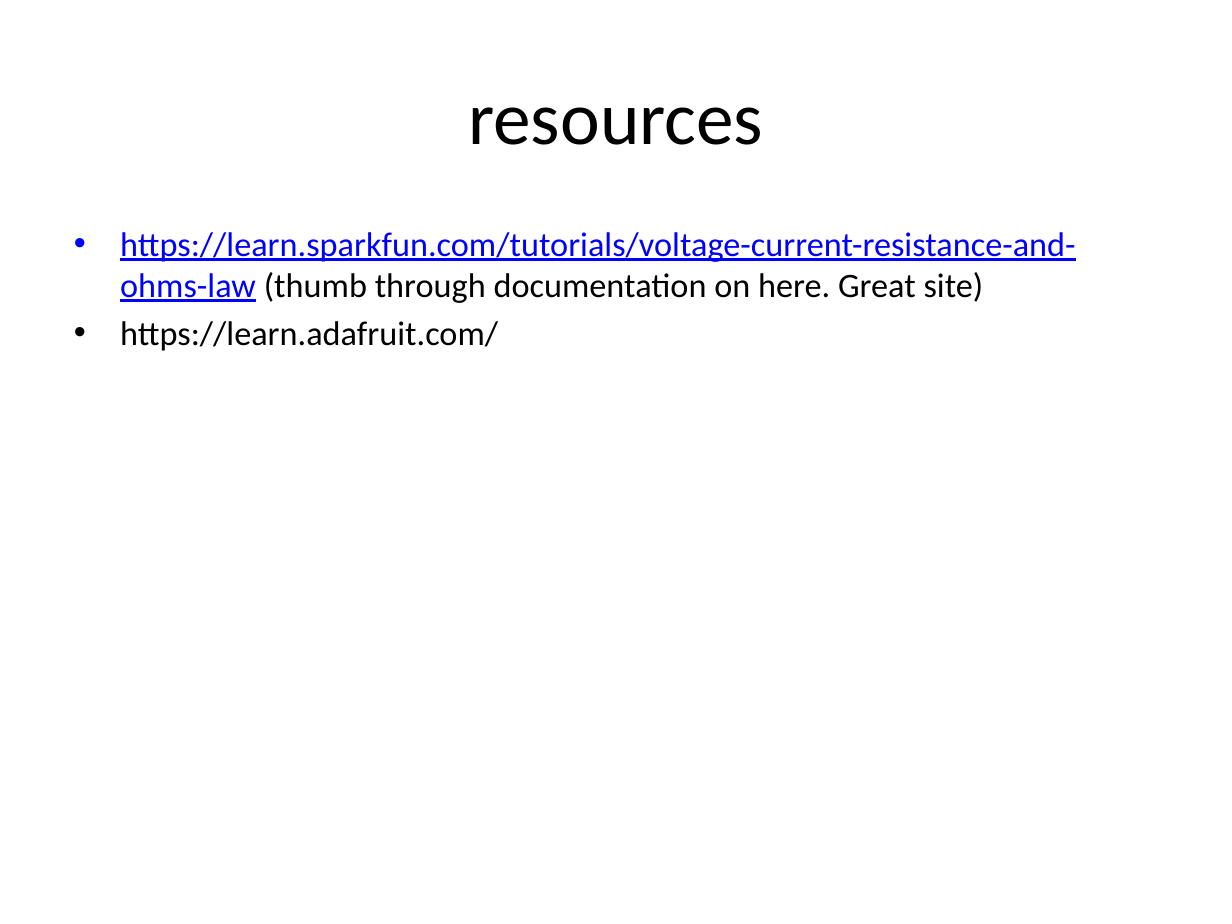
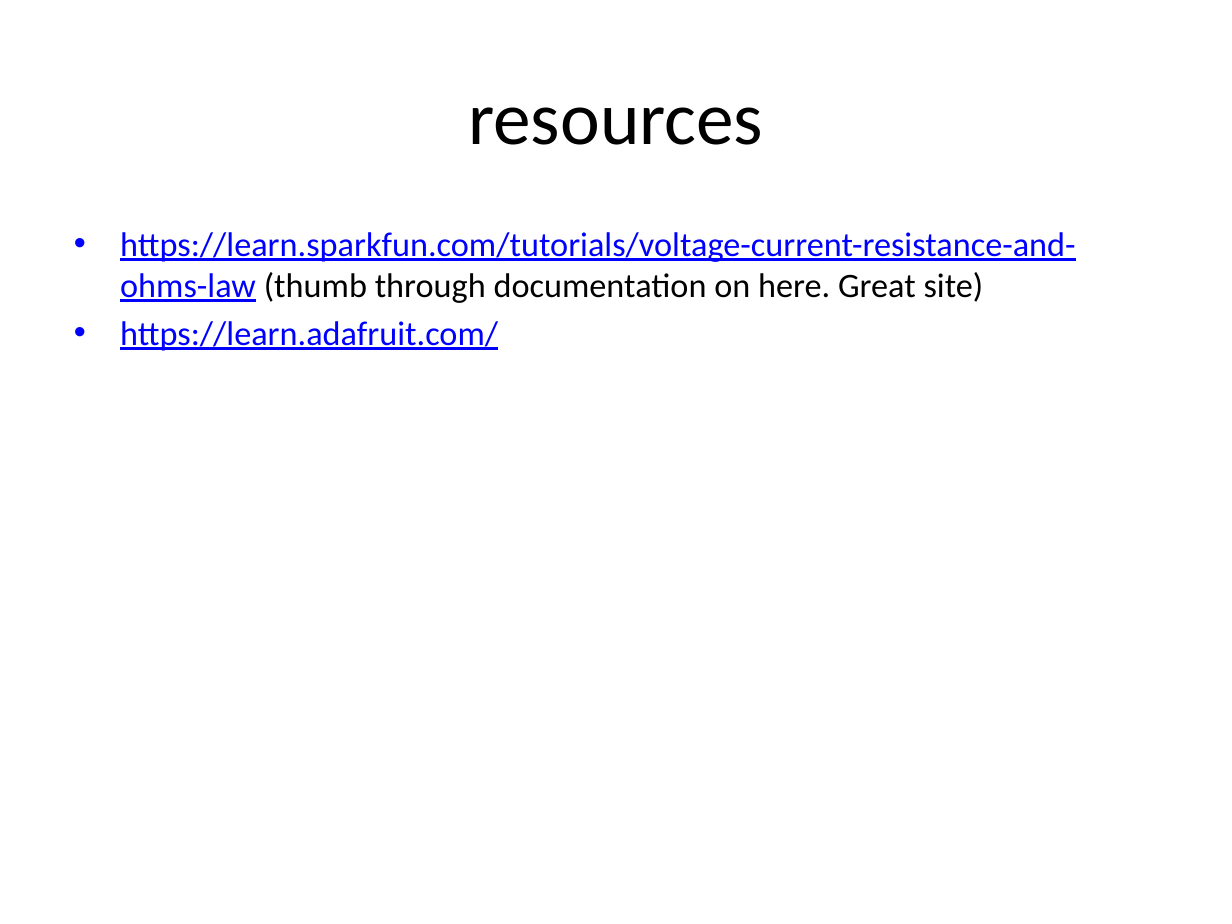
Before and after one commit to danieljayB/Arduino-Course, a slide deck: slide 20 of Weeks/Week 2/voltage, current, resistence.pptx (slide 18 before the commit). Drawn at 1232x924 pixels with LibreOffice and Linux fonts; fonts in the diff are those of the drawing. Boxes give left, top, right and bottom in pixels: in the first picture for what was removed or moved away, otherwise in the second. Text is boxed around its words. In the diff, an @@ line names an element or a change of style, - is before the commit and + after.

Commit message:
updated resources

```diff
--- a/Weeks/Week 2/voltage, current, resistence.pptx
+++ b/Weeks/Week 2/voltage, current, resistence.pptx
@@ text at <box>120,321,498,351</box>: text colour #000000 to #0000FF, underline on in "https://learn.adafruit.com/" @@
```
Also in this commit, not shown: 1 other slide changed, 2 slides added, 4 other files.
